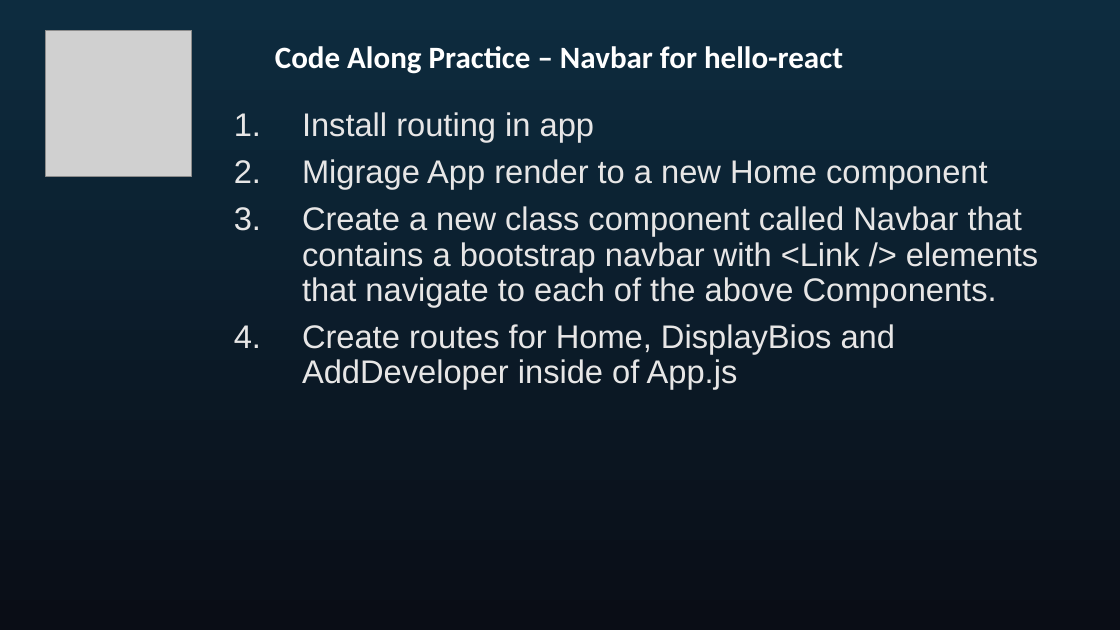
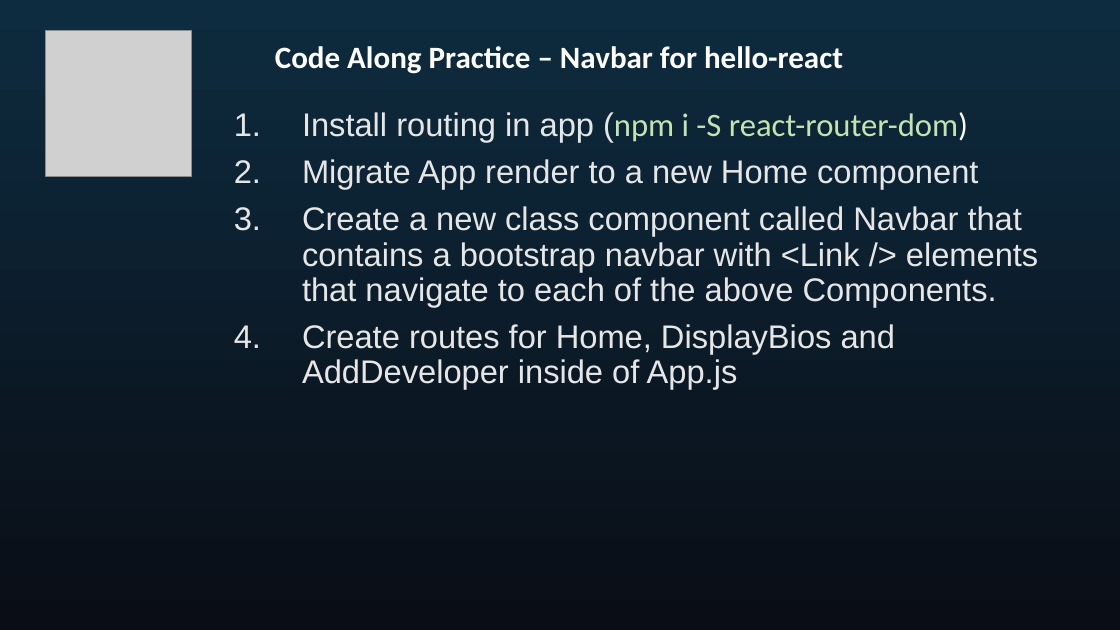
Before and after one commit to seblechernet/PowerPoint-Decks, a slide deck: slide 13 of 04 React Routing, Component Lifecycle Methods.pptx (slide 14 before the commit). Drawn at 1120x630 pixels with LibreOffice and Linux fonts; fonts in the diff are those of the drawing; grey boxes stand for pictures. Boxes give left, top, right and bottom in pixels: in the first picture for what was removed or moved away, otherwise in the second. Text is boxed around its words. In the diff, an @@ line names an element or a change of style, - is before the commit and + after.

```diff
--- a/04 React Routing, Component Lifecycle Methods.pptx
+++ b/04 React Routing, Component Lifecycle Methods.pptx
@@ text at box(302, 112, 978, 189): text changed @@
-1. Install routing in app
-2. Migrage App render to a new Home component
+1. Install routing in app (npm i -S react-router-dom)
+2. Migrate App render to a new Home component
```
Also in this commit, not shown: 6 other slides changed, 11 slides added, 2 slides removed.
